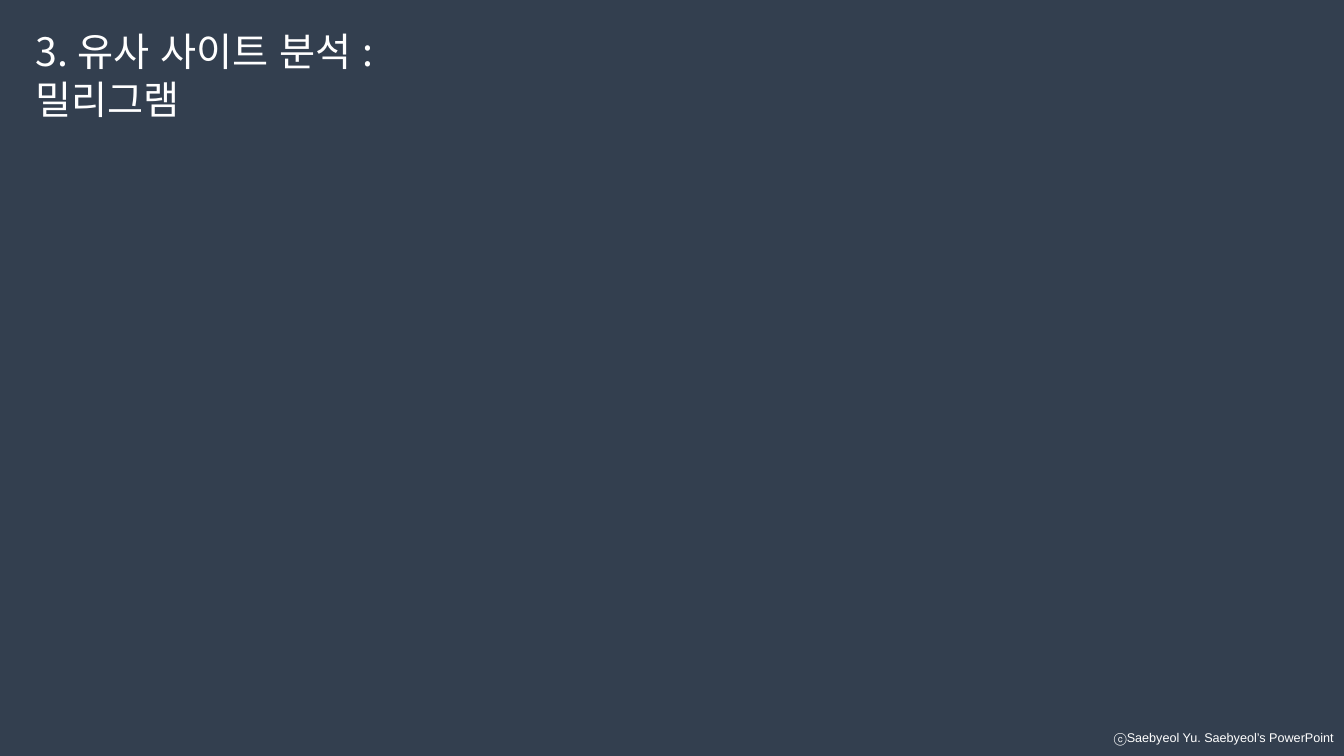
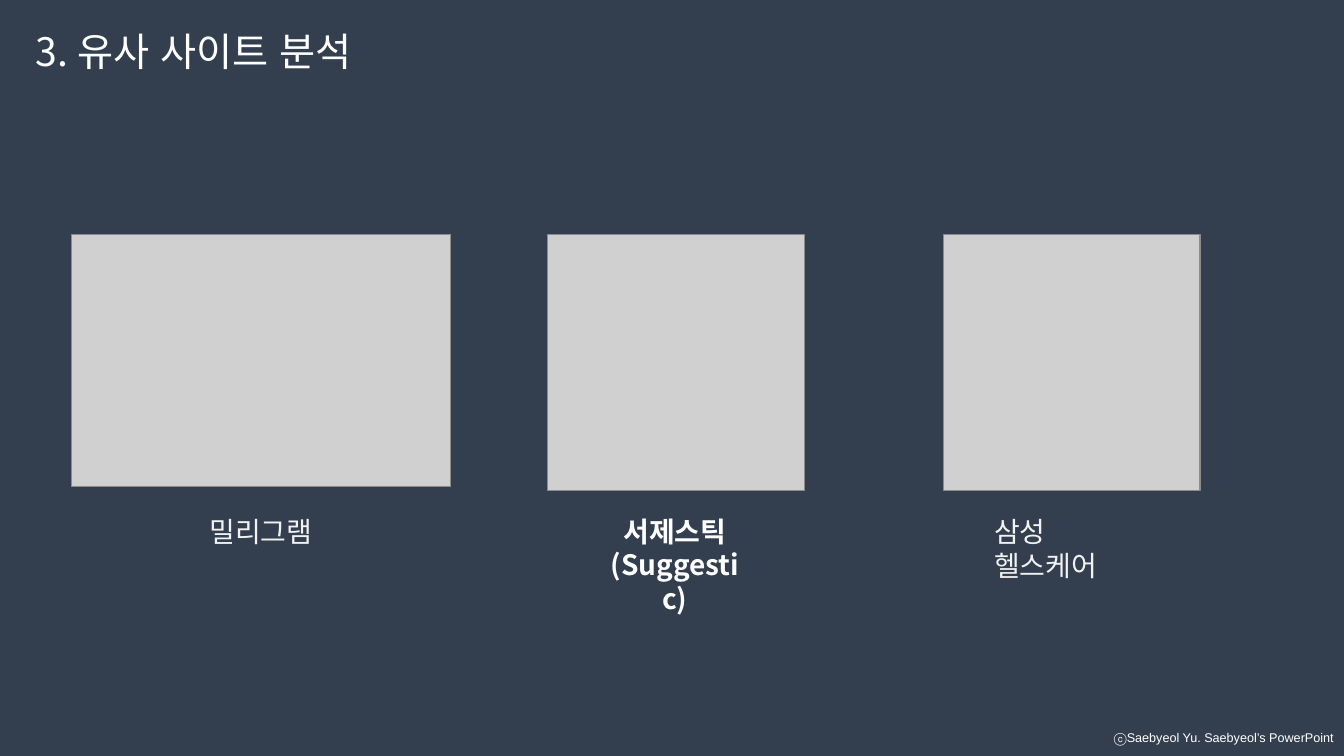
Before and after one commit to developerYHLee/University_Homework, a slide deck: slide 6 of 기말과제.pptx. Drawn at 1344x756 pixels with LibreOffice and Linux fonts; fonts in the diff are those of the drawing; grey boxes stand for pictures. Boxes give left, top, right and bottom in pixels: in the first picture for what was removed or moved away, otherwise in the second. Text is boxed around its words. In the diff, an @@ line names an element or a change of style, - is before the commit and + after.

```diff
--- a/기말과제.pptx
+++ b/기말과제.pptx
@@ text at (x1=36, y1=33, x2=351, y2=69): text changed @@
-3. 유사 사이트 분석 : 밀리그램
+3. 유사 사이트 분석
@@ picture added at (x1=72, y1=234, x2=452, y2=487) @@
@@ picture added at (x1=548, y1=234, x2=805, y2=490) @@
@@ picture added at (x1=944, y1=234, x2=1200, y2=490) @@
@@ text added at (x1=209, y1=519, x2=312, y2=545), 20 pt, text #F2F2F2 @@
+밀리그램
@@ text added at (x1=623, y1=518, x2=726, y2=545), 20 pt, text #FFFFFF, bold @@
+서제스틱(Suggestic)
@@ text added at (x1=994, y1=519, x2=1097, y2=579), 20 pt, text #F2F2F2 @@
+삼성 헬스케어
```
Also in this commit, not shown: 2 other slides changed, 10 slides added, 1 slide removed.
